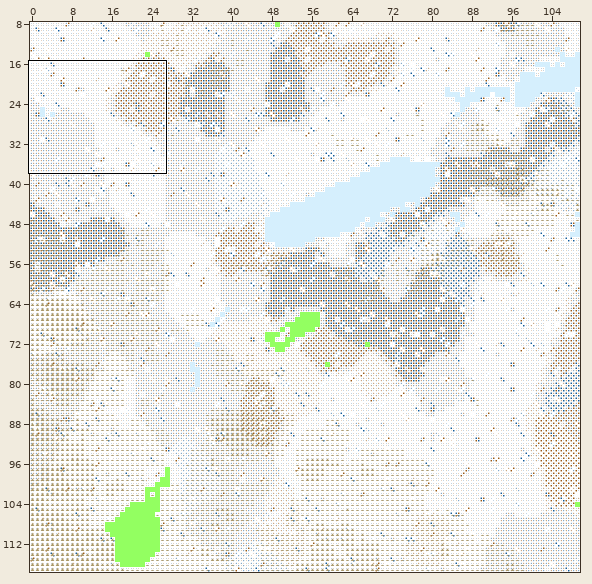
An edit to a level. Tiled map, Maps/hd/boston-hd.tmx. Above: a wide view before the commit, with the close-up outlined.
Close-up. Before the commit:
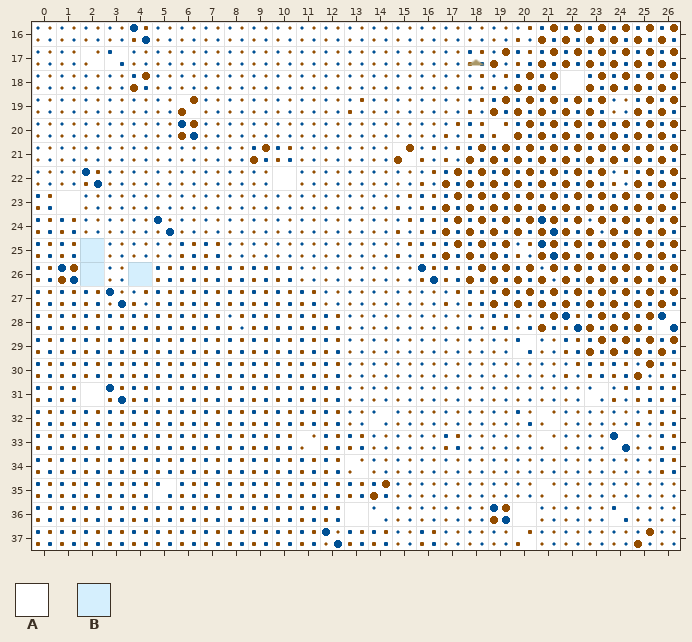
Cells are 32x32 px. Shown: x 0..26, y 16..37. The commit also changed other parts of the map, which this record leaves out.
Key: from "Landform": A 0, B 1.
_ is an empty cell.
Layers that did not change in this view are not listed.
Layer "Land" before, first column x 0:
16 AAAAAAAAAAAAAAAAAAAAAAAAAAA
17 AAAAAAAAAAAAAAAAAAAAAAAAAAA
18 AAAAAAAAAAAAAAAAAAAAAAAAAAA
19 AAAAAAAAAAAAAAAAAAAAAAAAAAA
20 AAAAAAAAAAAAAAAAAAAAAAAAAAA
21 AAAAAAAAAAAAAAAAAAAAAAAAAAA
22 AAAAAAAAAAAAAAAAAAAAAAAAAAA
23 AAAAAAAAAAAAAAAAAAAAAAAAAAA
24 AAAAAAAAAAAAAAAAAAAAAAAAAAA
25 AABAAAAAAAAAAAAAAAAAAAAAAAA
26 AABABAAAAAAAAAAAAAAAAAAAAAA
27 AAAAAAAAAAAAAAAAAAAAAAAAAAA
28 AAAAAAAAAAAAAAAAAAAAAAAAAAA
29 AAAAAAAAAAAAAAAAAAAAAAAAAAA
30 AAAAAAAAAAAAAAAAAAAAAAAAAAA
31 AAAAAAAAAAAAAAAAAAAAAAAAAAA
32 AAAAAAAAAAAAAAAAAAAAAAAAAAA
33 AAAAAAAAAAAAAAAAAAAAAAAAAAA
34 AAAAAAAAAAAAAAAAAAAAAAAAAAA
35 AAAAAAAAAAAAAAAAAAAAAAAAAAA
36 AAAAAAAAAAAAAAAAAAAAAAAAAAA
37 AAAAAAAAAAAAAAAAAAAAAAAAAAA
Once edited:
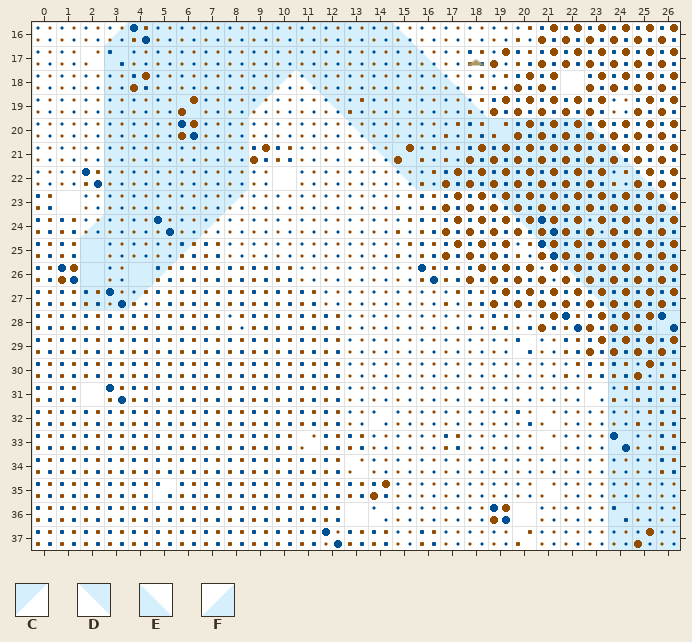
Further tiles: from "Landform": C 4, D 5, E 8, F 9.
Diff:
{"where": "layer \"Land\""}
{"y":16,"x":3,"old":"AAAAAAAAAAAAA","new":"FBBBBBBBBBBBE"}
{"y":17,"x":3,"old":"AAAAAAAAAAAAAA","new":"BBBBBBBBBBBBBE"}
{"y":18,"x":3,"old":"AAAAAAAAAAAAAAA","new":"BBBBBBBCDBBBBBE"}
{"y":19,"x":3,"old":"AAAAAAA","new":"BBBBBBC"}
{"y":19,"x":12,"old":"AAAAAAA","new":"DBBBBBE"}
{"y":20,"x":3,"old":"AAAAAA","new":"BBBBBB"}
{"y":20,"x":13,"old":"AAAAAAAAAAA","new":"DBBBBBBBBBE"}
{"y":21,"x":3,"old":"AAAAAA","new":"BBBBBB"}
{"y":21,"x":14,"old":"AAAAAAAAAAA","new":"DBBBBBBBBBE"}
{"y":22,"x":3,"old":"AAAAAA","new":"BBBBBB"}
{"y":22,"x":15,"old":"AAAAAAAAAAA","new":"DBBBBBBBBBE"}
{"y":23,"x":3,"old":"AAAAAA","new":"BBBBBC"}
{"y":23,"x":19,"old":"AAAAAAAA","new":"DBBBBBBE"}
{"y":24,"x":2,"old":"AAAAAA","new":"FBBBBC"}
{"y":24,"x":20,"old":"AAAAAAA","new":"DBBBBBB"}
{"y":25,"x":3,"old":"AAAA","new":"BBBC"}
{"y":25,"x":21,"old":"AAAAAA","new":"DBBBBB"}
{"y":26,"x":3,"old":"A","new":"B"}
{"y":26,"x":5,"old":"A","new":"C"}
{"y":26,"x":22,"old":"AAAAA","new":"DBBBB"}
{"y":27,"x":2,"old":"AAA","new":"BBC"}
{"y":27,"x":23,"old":"AAAA","new":"DBBB"}
{"y":28,"x":24,"old":"AAA","new":"BBB"}
{"y":29,"x":24,"old":"AAA","new":"BBB"}
{"y":30,"x":24,"old":"AAA","new":"BBB"}
{"y":31,"x":24,"old":"AAA","new":"BBB"}
{"y":32,"x":24,"old":"AAA","new":"BBB"}
{"y":33,"x":24,"old":"AAA","new":"BBB"}
{"y":34,"x":24,"old":"AAA","new":"BBB"}
{"y":35,"x":24,"old":"AAA","new":"BBB"}
{"y":36,"x":24,"old":"AAA","new":"BBB"}
{"y":37,"x":24,"old":"AAA","new":"BBB"}
